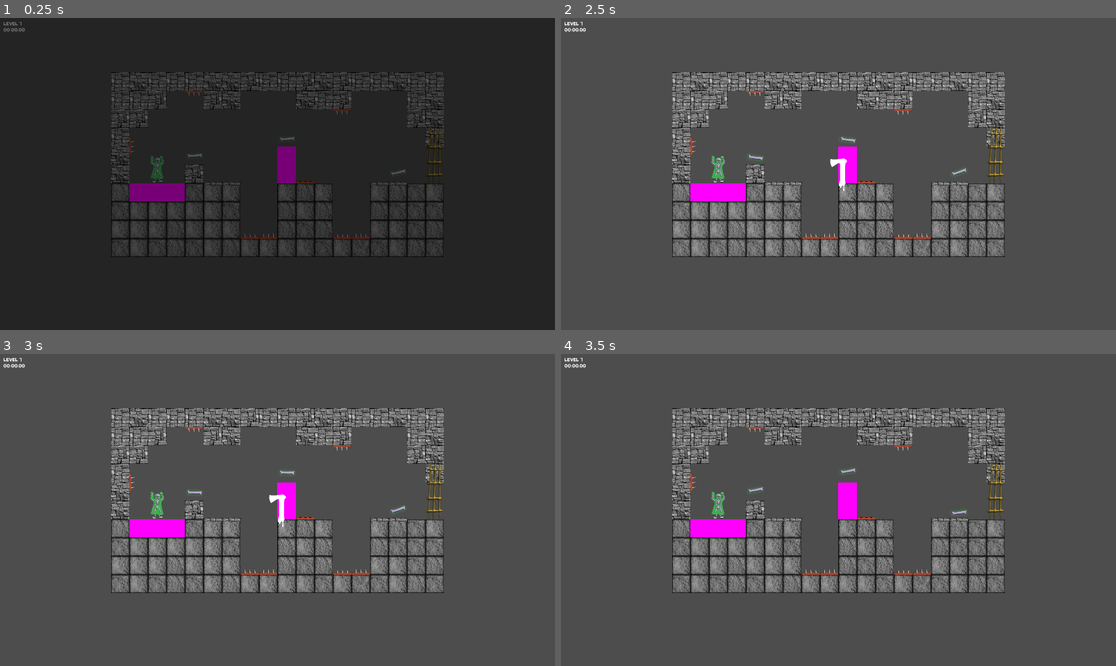
Above: before the commit, frames 1-4 (two rows, left to right).
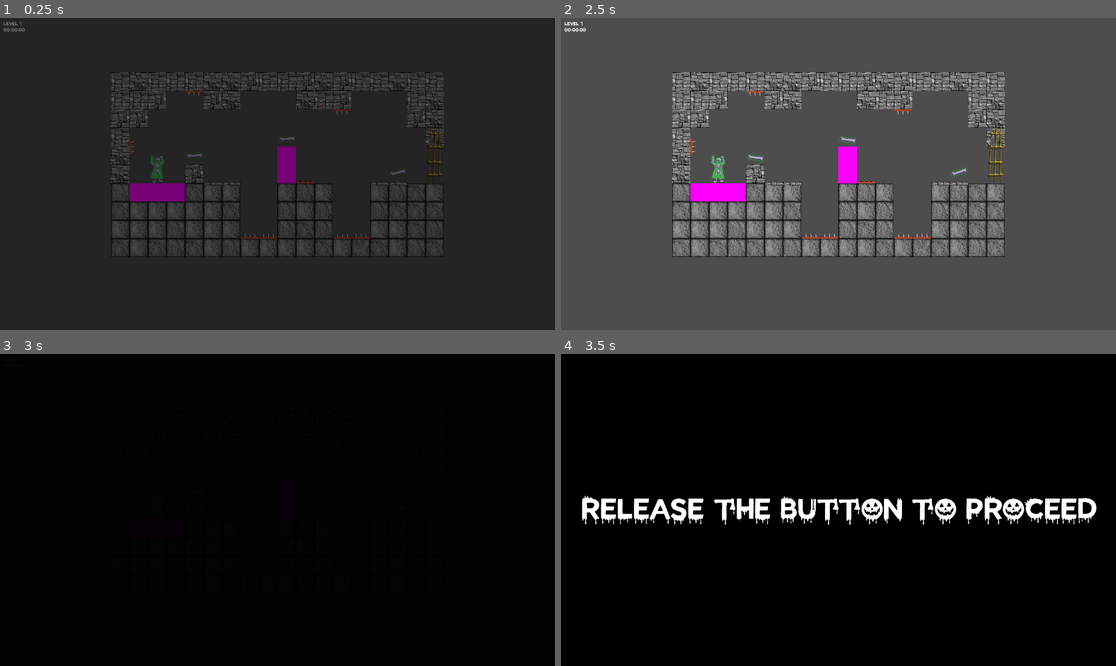
Above: after the commit, the same moments.

Repository: Drew-Wagner/Spectros
Game: Godot game, scene res://scenes/game.tscn
The game is run twice, just before and just after one commit, with the same random seed, the same clock (stepped at 60 frames per second) and the same inputs.
Inputs:
- Up to frame 1 (0.25 s): no input
- Up to frame 2 (2.5 s): hold Space (toggle) 0.53-1.28 s; tap Space (toggle) at 1.35 s; hold Space (toggle) from 2.03 s (still down)
- Up to frame 3 (3 s): release Space (toggle) at 2.78 s; tap Space (toggle) at 2.85 s
- Up to frame 4 (3.5 s): no input

Frame 1 is identical in both runs. In frame 2, 0.1% of the frame differs, in the area x 48-52%, y 44-56%; in frame 3, 99%, in the area x 0-100%, y 0-100%; in frame 4, 99%.

Commit message:
flash message when key held between scenes

Diff:
--- a/scenes/game.tscn
+++ b/scenes/game.tscn
@@ -21,7 +21,7 @@
 "times": PackedFloat32Array(0),
 "transitions": PackedFloat32Array(1),
 "update": 0,
-"values": [Color(1, 1, 1, 0)]
+"values": [Color(0, 0, 0, 1)]
 }
 
 [sub_resource type="Animation" id="Animation_v8w17"]
@@ -98,7 +98,7 @@
 anchor_bottom = 1.0
 grow_horizontal = 2
 grow_vertical = 2
-color = Color(1, 1, 1, 0)
+color = Color(0, 0, 0, 1)
 
 [node name="SceneTransitionAnimPlayer" type="AnimationPlayer" parent="CanvasLayer/ColorRect"]
 unique_name_in_owner = true
@@ -106,4 +106,22 @@
 "": SubResource("AnimationLibrary_8x8ek")
 }
 
+[node name="SplashCenter" type="CenterContainer" parent="CanvasLayer"]
+anchors_preset = 15
+anchor_right = 1.0
+anchor_bottom = 1.0
+grow_horizontal = 2
+grow_vertical = 2
+
+[node name="SplashLabel" type="Label" parent="CanvasLayer/SplashCenter"]
+unique_name_in_owner = true
+visible = false
+layout_mode = 2
+theme_type_variation = &"HeaderLarge"
+theme_override_font_sizes/font_size = 96
+text = "RELEASE THE BUTTON TO PROCEED"
+horizontal_alignment = 1
+vertical_alignment = 1
+uppercase = true
+
 [node name="AudioStreamPlayer2D" type="AudioStreamPlayer2D" parent="."]
--- a/scripts/game_manager.gd
+++ b/scripts/game_manager.gd
@@ -5,6 +5,7 @@
 
 var level: BaseLevel
 
+signal _toggle_released()
 
 @export var toggle_sounds: Array[AudioStream]
 @export var win_sound: AudioStream
@@ -63,6 +64,11 @@
 	respawn()
 	pause()
 
+	if Input.is_action_pressed("toggle"):
+		%SplashLabel.show()
+		await _toggle_released
+		%SplashLabel.hide()
+
 	scene_transition.play_backwards("fade")
 	await scene_transition.animation_finished
 
@@ -72,6 +78,17 @@
 		for i in range(countdown_seconds, 0, -1):
 			count_down.text = str(i)
 			await get_tree().create_timer(1).timeout
+
+			if Input.is_action_pressed("toggle"):
+				count_down.hide()
+				scene_transition.play("fade")
+				await scene_transition.animation_finished
+				%SplashLabel.show()
+				await _toggle_released
+				%SplashLabel.hide()
+				scene_transition.play_backwards("fade")
+				await scene_transition.animation_finished
+				count_down.show()
 
 	count_down.text = ""
 	count_down.hide()
@@ -94,6 +111,9 @@
 		var formattedTime = formattedMinutes + ":" + formattedSeconds + "." + formattedFraction
 
 		time_label.text = formattedTime
+	else:
+		if Input.is_action_just_released("toggle"):
+			_toggle_released.emit()
 
 func play_toggle_sound():
 	audioStreamPlayer.stream = toggle_sounds[toggle_sound_index]
@@ -102,6 +122,9 @@
 	toggle_sound_index = (toggle_sound_index + 1) % toggle_sounds.size()
 
 func respawn():
+	if main_character and is_instance_valid(main_character):
+		main_character.queue_free()
+
 	main_character = main_character_scene.instantiate() as MainCharacter
 	main_character.killed.connect(on_character_die)
 	main_character.global_position = level.spawn_point
